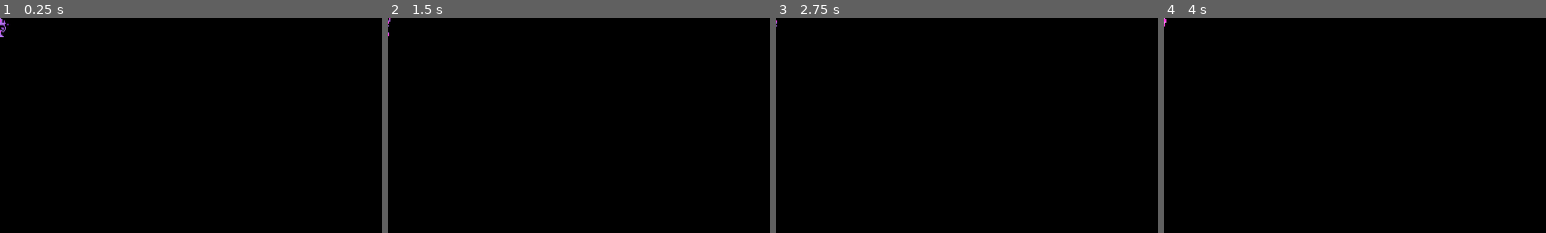
Above: before the commit, frames 1-4 (left to right).
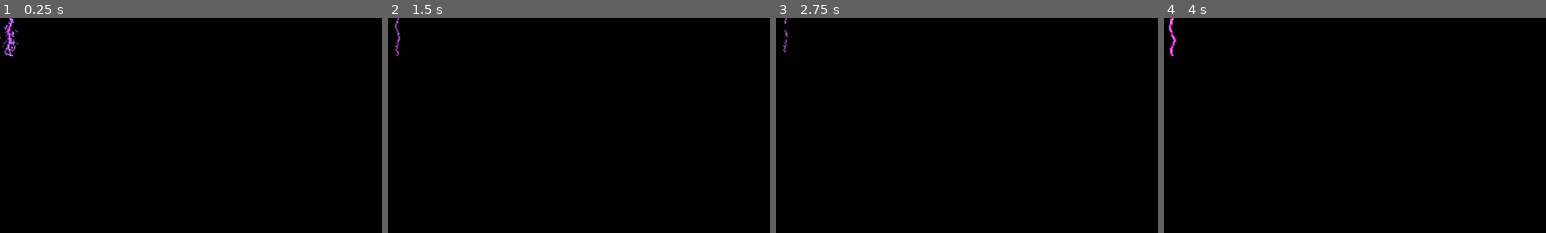
Above: after the commit, the same moments.

Repository: Niqtan/Lost-in-Milkyway
Game: Godot game, scene res://Scenes/Towers/Projectiles/star_attack.tscn
Two runs of this game, one before a commit and one after it. Both use one fixed random seed, a clock stepped at 60 frames per second and the inputs below. This scene is started directly instead of the project's main scene.
Inputs (mouse positions are % of the whole screen's width and height, from its top left):
- Up to frame 1 (0.25 s): no input
- Up to frame 2 (1.5 s): tap Enter at 0.5 s; move the mouse to (72, 45) at 0.52 s; press the mouse at (72, 45) at 0.53 s; hold Right 0.53-1.28 s; move the mouse to (30, 55) at 1.27 s; release the mouse at (30, 55) at 1.28 s; hold Down from 1.28 s (still down); tap Alt at 1.35 s
- Up to frame 3 (2.75 s): tap Space at 2 s; move the mouse to (60, 28) at 2.02 s; release Down at 2.03 s; hold Right from 2.03 s (still down); tap Shift at 2.1 s
- Up to frame 4 (4 s): move the mouse to (45, 70) at 2.77 s; release Right at 2.78 s; hold Up 2.78-3.53 s; click (45, 70) at 2.85 s; move the mouse to (80, 65) at 3.52 s; hold Left from 3.53 s (still down); tap Alt at 3.6 s
The pictures show only the part of the screen within x 0-50%, y 0-50%; the shares and areas given below are measured in that part.

The runs differ from the first frame. In frame 1, 0.3% of the frame differs, in the area x 0-5%, y 0-18%; in frame 2, 0.1%; in frame 3, less than 0.1%; in frame 4, 0.2%.

Commit message:
debugged tower behavior

Diff:
--- a/Scenes/Towers/Projectiles/lightning_attack.gd
+++ b/Scenes/Towers/Projectiles/lightning_attack.gd
@@ -10,6 +10,14 @@
 	$AnimatedSprite2D.play("strike")
 	if target and is_instance_valid(target):
 		self.look_at(target.global_position)
+		self.rotation -= deg_to_rad(90)
+
+		var distance = global_position.distance_to(target.global_position)
+		var sprite_height = 64
+
+		var scale_factor = distance / sprite_height
+
+		$AnimatedSprite2D.scale.y = scale_factor
 		target.take_damage(constellation_damage)
 
 	await $AnimatedSprite2D.animation_finished
--- a/Scenes/Towers/Projectiles/star_attack.tscn
+++ b/Scenes/Towers/Projectiles/star_attack.tscn
@@ -54,5 +54,6 @@
 sprite_frames = SubResource("SpriteFrames_h2eh5")
 animation = &"strike"
 frame_progress = 0.723767
+centered = false
 
 [node name="LightningContainer" type="Node" parent="."]
--- a/Scenes/Towers/archer_tower.gd
+++ b/Scenes/Towers/archer_tower.gd
@@ -3,28 +3,38 @@
 # Define how the archer tower will attack
 
 @onready var animated_sprite: AnimatedSprite2D = get_node("AnimatedSprite2D")
-
 var constellation_attack = preload("res://Scenes/Towers/Projectiles/star_attack.tscn")
 
+var target: Enemy = null
 
 func _ready():
 	# Set the attack cooldown
 	attack_cooldown = 0.8
 
-func attack_enemies(target: Enemy) -> void:
+func attack_enemies(temporary_variable_target: Enemy) -> void:
 	# Change the tower's rotation
 	# To make it so that its like
 	# they're attacking the enemies
 
 
-	if target:
+	if temporary_variable_target:
 		# Need to make it so that it doesn't cross
 		# other tiles
-		var constellation_attack_scene = constellation_attack.instantiate()
 
-		get_parent().add_child(constellation_attack_scene)
-		constellation_attack_scene.z_index = 100
-		constellation_attack_scene.global_position = $Aim.global_position
-		constellation_attack_scene.target = target
+		target = temporary_variable_target
+		if not $AnimatedSprite2D.frame_changed.is_connected(_on_frame_change):
+			$AnimatedSprite2D.frame_changed.connect(_on_frame_change)
+
+		$AnimatedSprite2D.play("attack")
 
 		$AnimatedSprite2D.flip_h = target.global_position.x < global_position.x
+
+
+func _on_frame_change():
+	var constellation_attack_scene = constellation_attack.instantiate()
+	constellation_attack_scene.z_index = 100
+	constellation_attack_scene.global_position = $Aim.global_position
+	constellation_attack_scene.target = target
+
+	if $AnimatedSprite2D.frame == 2:
+		get_parent().add_child(constellation_attack_scene)
